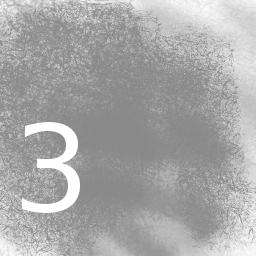
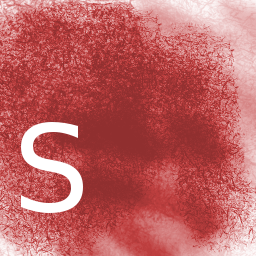
Layered file, before and after one edit (256x256). Changes by layer:
added group "S" with 1 layers above "O" over (21, 122, 83, 213)
added layer "S #1" in group "S" over (21, 122, 83, 213)
hid group "03" (1 layers) over (22, 122, 80, 213)
hid "unavailable" over (0, 0, 256, 256)
showed "selected" over (0, 0, 256, 256)
